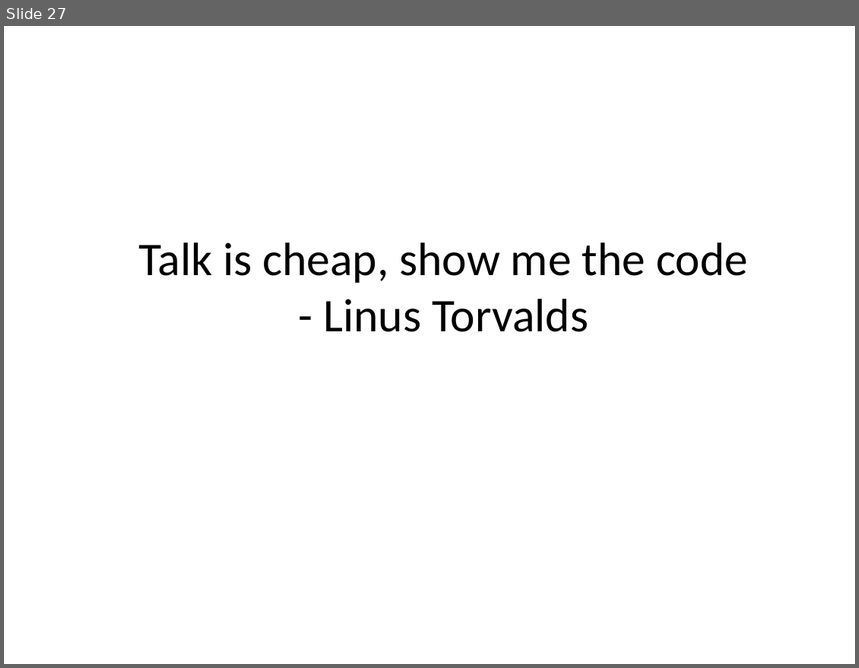
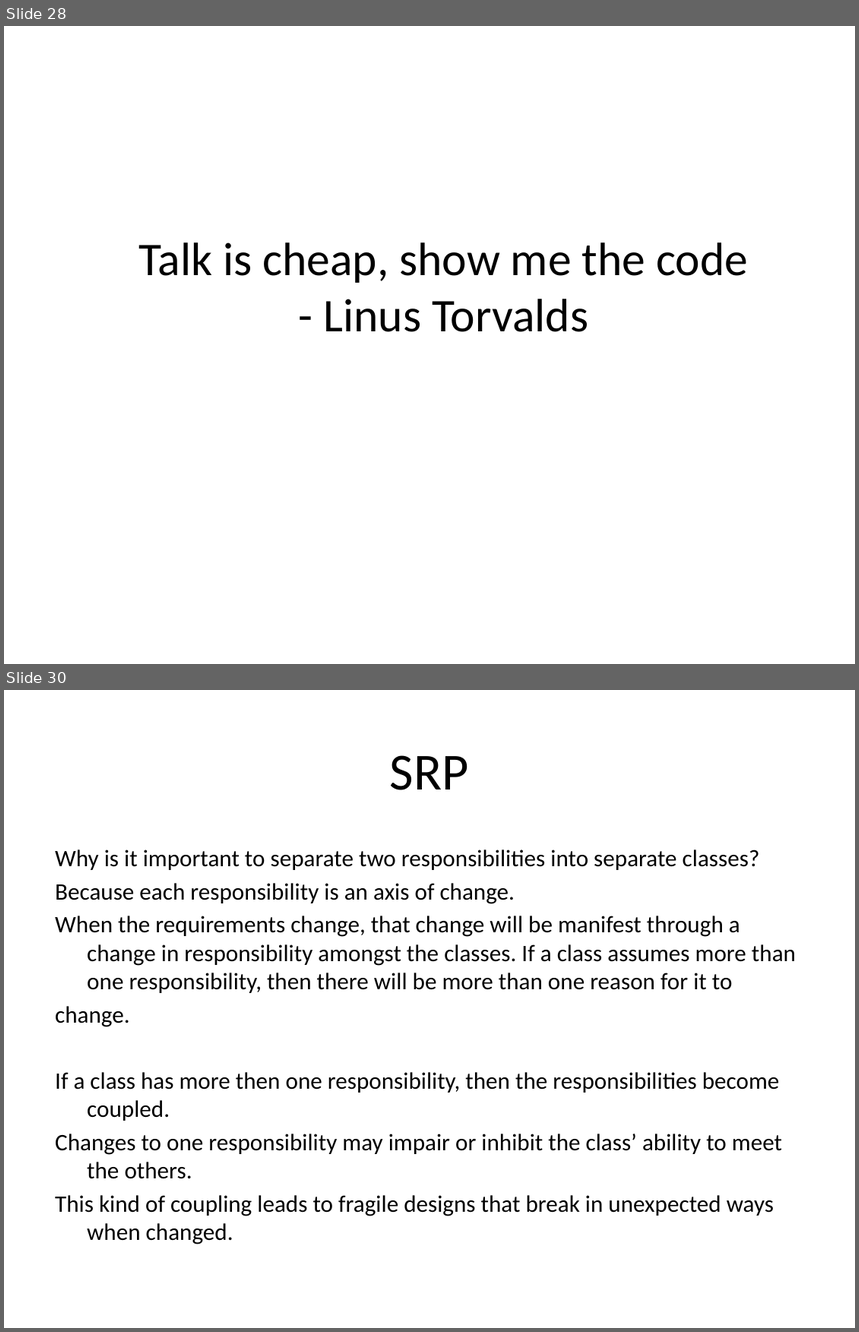
Before and after one commit to sameeri/solid, a slide deck: SOLID Principles of OOD v2.pptx. Shown one above the other, each under a label of ours: slide 27 before the commit, slides 28 and 30 after it; the slides between them are not shown. The pictures are 859x668 and 859x1332 pixels, drawn with LibreOffice and Linux fonts; fonts in the diff are those of the drawing. Boxes give left, top, right and bottom in pixels: in the first picture for what was removed or moved away, otherwise in the second. Text is boxed around its words. In the diff, an @@ line names an element or a change of style, - is before the commit and + after.

```diff
--- a/SOLID Principles of OOD v2.pptx
+++ b/SOLID Principles of OOD v2.pptx
@@ slide 30 added at (4,690,855,1328), background #FFFFFF @@
@@ title added at (390,755,469,790), 44 pt, text #000000 @@
+SRP
@@ text added at (55,850,796,1245), 20 pt, text #000000 @@
+Why is it important to separate two responsibilities into separate classes?
+Because each responsibility is an axis of change.
+When the requirements change, that change will be manifest through a change in responsibility amongst the classes. If a class assumes more than one responsibility, then there will be more than one reason for it to
+change.
+If a class has more then one responsibility, then the responsibilities become coupled.
+Changes to one responsibility may impair or inhibit the class’ ability to meet the others.
+This kind of coupling leads to fragile designs that break in unexpected ways when changed.
@@ what was slide 27 is now slide 28 @@
```
Also in this commit, not shown: 5 slides changed, 7 other slides added.
